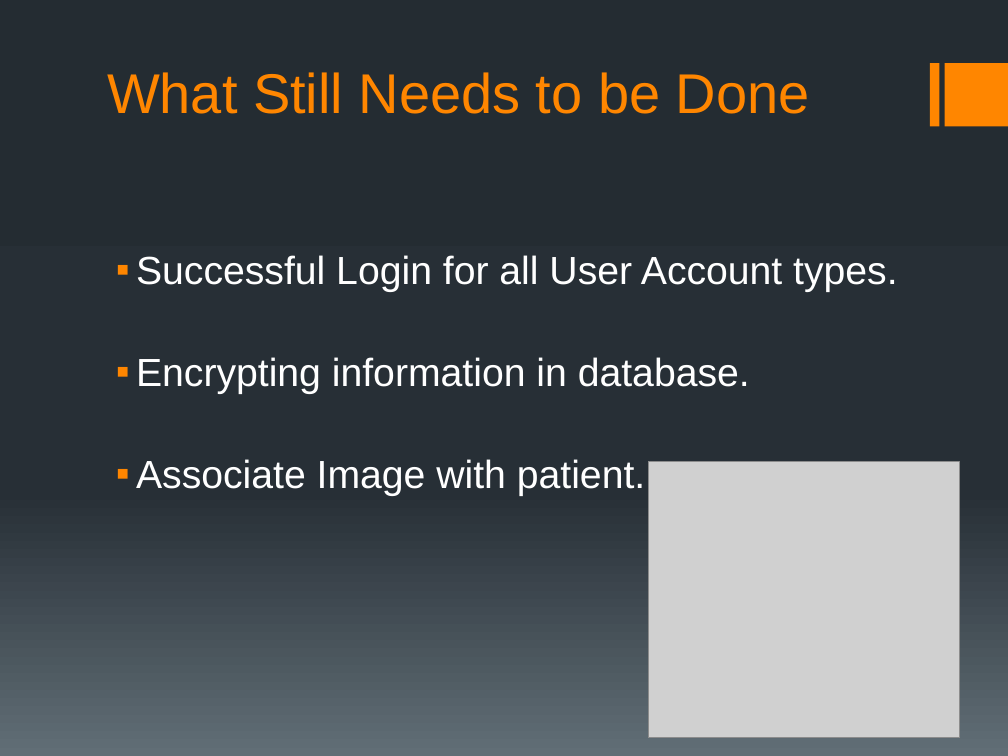
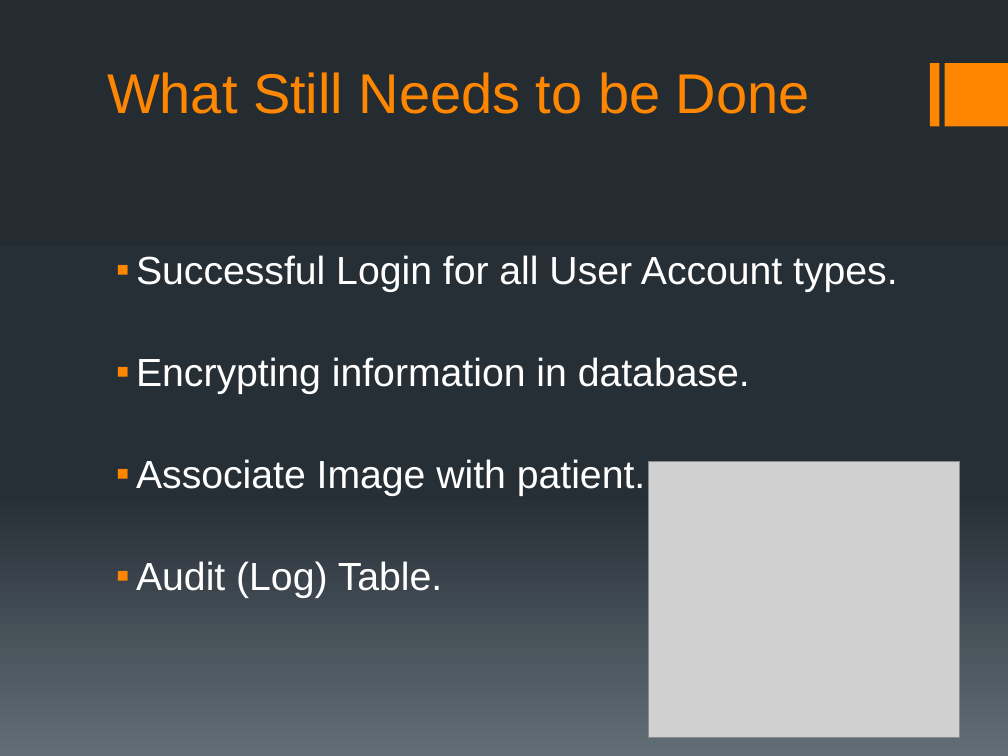
Before and after one commit to rmkane/semrs, a slide deck: slide 8 of MidTerm/Midterm_presentation_SEMRS.pptx. Drawn at 1008x756 pixels with LibreOffice and Linux fonts; fonts in the diff are those of the drawing; grey boxes stand for pictures. Boxes give left, top, right and bottom in pixels: in the first picture for what was removed or moved away, otherwise in the second. Text is boxed around its words. In the diff, an @@ line names an element or a change of style, - is before the commit and + after.

Commit message:
fixes

```diff
--- a/MidTerm/Midterm_presentation_SEMRS.pptx
+++ b/MidTerm/Midterm_presentation_SEMRS.pptx
@@ text at (x1=136, y1=561, x2=442, y2=598): paragraph added @@
+▪ Audit (Log) Table.
```
